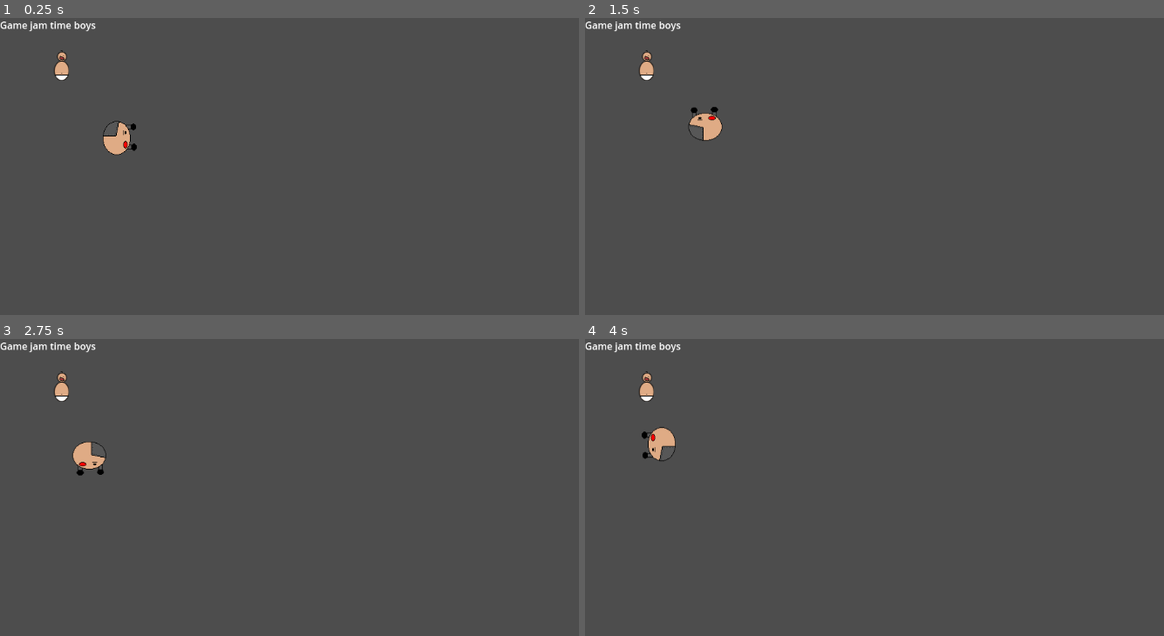
Above: before the commit, frames 1-4 (two rows, left to right).
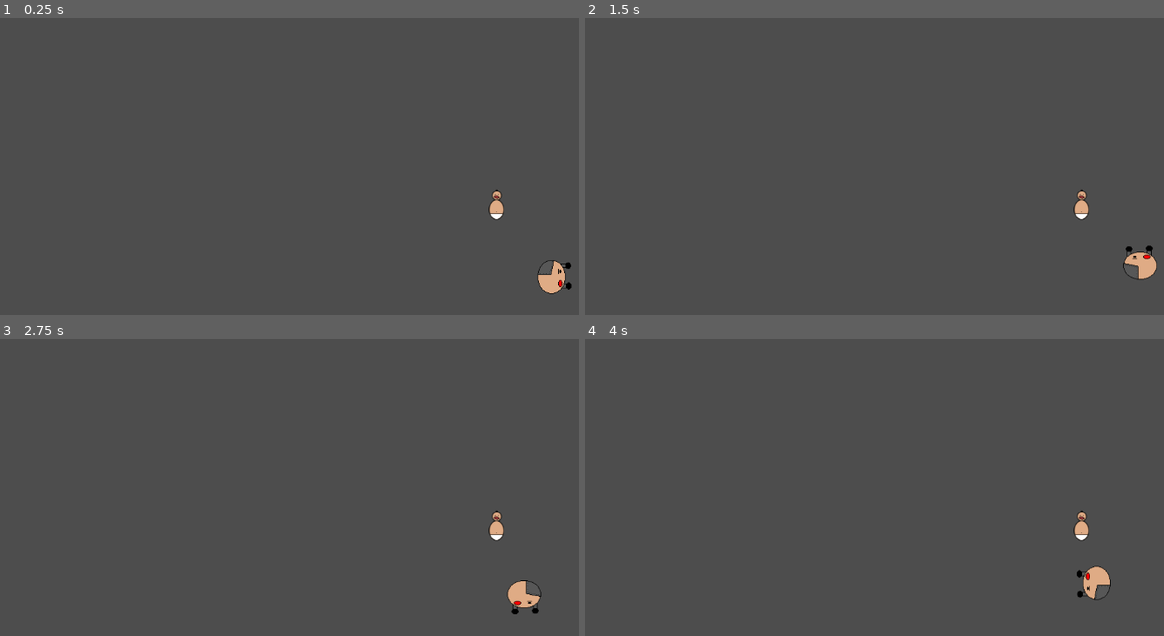
Above: after the commit, the same moments.

Repository: discoaaron/gamejam
Game: Godot game, scene res://Main.tscn
Two runs of this game, one before a commit and one after it. Both use one fixed random seed, a clock stepped at 60 frames per second and the inputs below.
Inputs:
- Up to frame 1 (0.25 s): no input
- Up to frame 2 (1.5 s): tap Enter at 0.5 s; tap A (a) at 0.6 s; tap D (d) at 0.8, 1.35 s; tap Space at 1.25 s
- Up to frame 3 (2.75 s): tap S (s) at 1.55, 2.1 s; tap Enter at 2 s; tap A (a) at 2.3 s
- Up to frame 4 (4 s): tap Space at 2.75 s; tap A (a) at 2.85 s; tap D (d) at 3.05, 3.6 s; tap Enter at 3.5 s; tap S (s) at 3.8 s

The runs differ from the first frame. In frame 1, 1.4% of the frame differs, in the area x 0-99%, y 1-93%; in frame 2, 1.4%; in frame 3, 1.4%; in frame 4, 1.4%.

Commit message:
Latest version...trying to sort collision signals

Diff:
--- a/game/Main.tscn
+++ b/game/Main.tscn
@@ -5,13 +5,9 @@
 [ext_resource type="PackedScene" uid="uid://bnqyrnrvtf11f" path="res://scenes/baby/baby.tscn" id="3_1mr6s"]
 
 [node name="Main" type="Node2D"]
+position = Vector2(719, 230)
 script = ExtResource("1_m74ch")
 dad_scene = ExtResource("2_0ntrq")
 
-[node name="Label" type="Label" parent="."]
-offset_right = 40.0
-offset_bottom = 23.0
-text = "Game jam time boys"
-
 [node name="Baby" parent="." instance=ExtResource("3_1mr6s")]
 position = Vector2(102, 79)
--- a/game/scenes/baby/baby.gd
+++ b/game/scenes/baby/baby.gd
@@ -1,5 +1,6 @@
 extends Node2D
 
+class_name Baby
 
 # Called when the node enters the scene tree for the first time.
 func _ready() -> void:
--- a/game/scenes/dad/dad.gd
+++ b/game/scenes/dad/dad.gd
@@ -1,4 +1,6 @@
 extends Node2D
+
+class_name Dad
 
 @export var speed = 400 # How fast the player will move (pixels/sec).
 @export var up = "not_set"
@@ -6,11 +8,17 @@
 @export var left = "not_set"
 @export var right = "not_set"
 
+@onready var body_collision: CollisionShape2D = $Body_Collision
+@onready var hands_collision: Area2D = $Hands_Collision
+@onready var baby: Node2D = get_node ("Baby")
+
+
 var screen_size # Size of the game window.
 
 # Called when the node enters the scene tree for the first time.
 func _ready() -> void:
 	screen_size = get_viewport_rect().size
+	hands_collision.body_entered.connect(on_hands_entered)
 
 
 # Called every frame. 'delta' is the elapsed time since the previous frame.
@@ -37,3 +45,7 @@
 
 	position += velocity * delta
 	position = position.clamp(Vector2.ZERO, screen_size)
+
+func on_hands_entered (body: Node2D) -> void:
+	if body is Baby:
+		print("success yea")
--- a/game/scenes/dad/dad.tscn
+++ b/game/scenes/dad/dad.tscn
@@ -16,13 +16,13 @@
 [node name="Sprite2D" type="Sprite2D" parent="."]
 texture = ExtResource("1_v5e8r")
 
-[node name="CollisionShape2D" type="CollisionShape2D" parent="."]
+[node name="Body_Collision" type="CollisionShape2D" parent="."]
 position = Vector2(-7, -1)
 scale = Vector2(10, 10)
 shape = SubResource("CapsuleShape2D_tbahi")
 
-[node name="Area2D - Hands" type="Area2D" parent="."]
+[node name="Hands_Collision" type="Area2D" parent="."]
 
-[node name="CollisionShape2D" type="CollisionShape2D" parent="Area2D - Hands"]
+[node name="CollisionShape2D" type="CollisionShape2D" parent="Hands_Collision"]
 position = Vector2(18, -2)
 shape = SubResource("CapsuleShape2D_qqgts")
